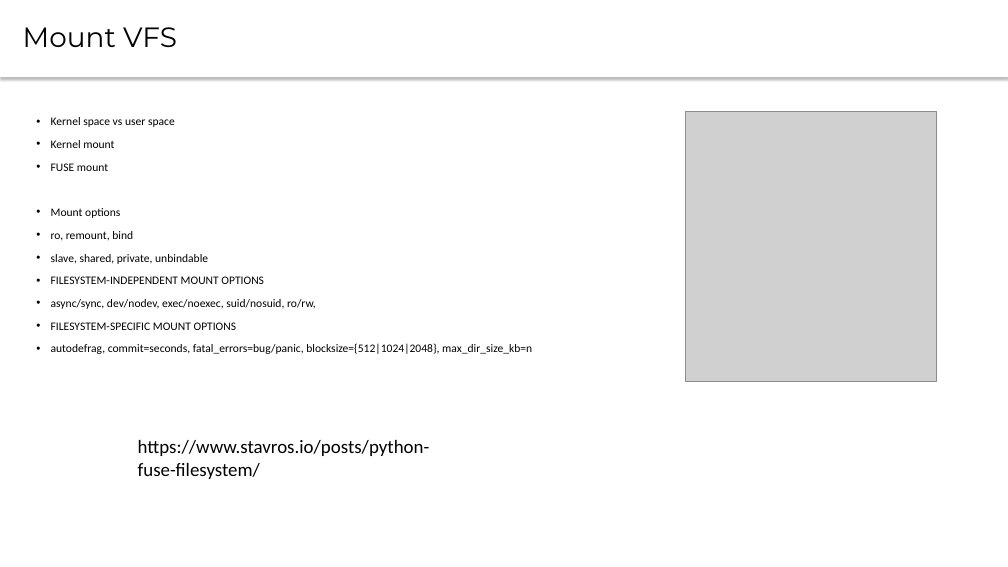
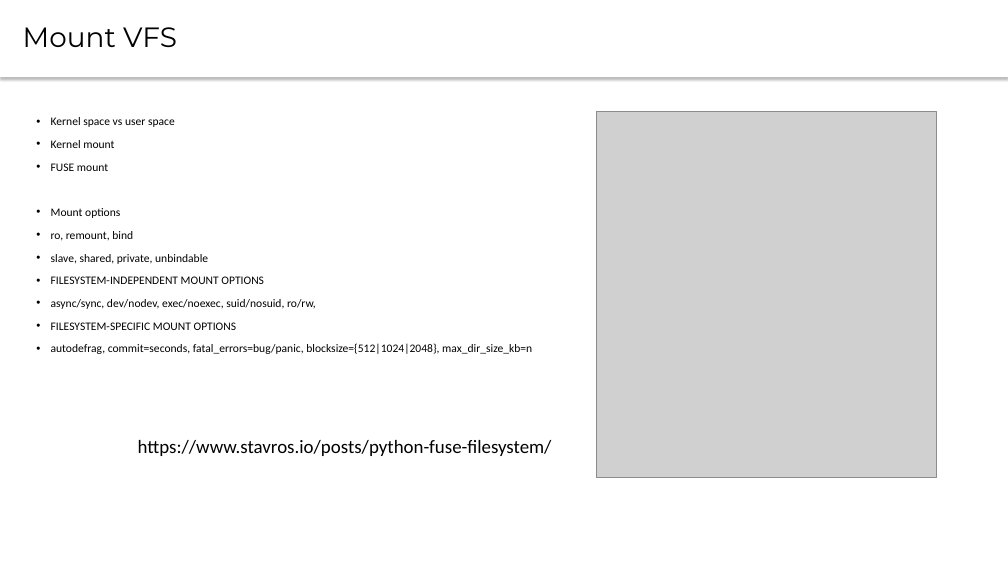
Before and after one commit to CsteerDevops1/lectures_devops2, a slide deck: slide 7 of LinuxAdm/LinuxAdm2.pptx. Drawn at 1008x567 pixels with LibreOffice and Linux fonts; fonts in the diff are those of the drawing; grey boxes stand for pictures. Boxes give left, top, right and bottom in pixels: in the first picture for what was removed or moved away, otherwise in the second. Text is boxed around its words. In the diff, an @@ line names an element or a change of style, - is before the commit and + after.

```diff
--- a/LinuxAdm/LinuxAdm2.pptx
+++ b/LinuxAdm/LinuxAdm2.pptx
@@ picture: place and size @@
-picture at (686, 111, 937, 381)
+picture at (597, 111, 937, 477)
@@ text "https://www.stavros.io/posts/python-fuse-filesystem/" rewrapped from (138, 440, 430, 479) to (138, 440, 552, 456) @@
```
Also in this commit, not shown: 6 other slides changed, 3 other files.
